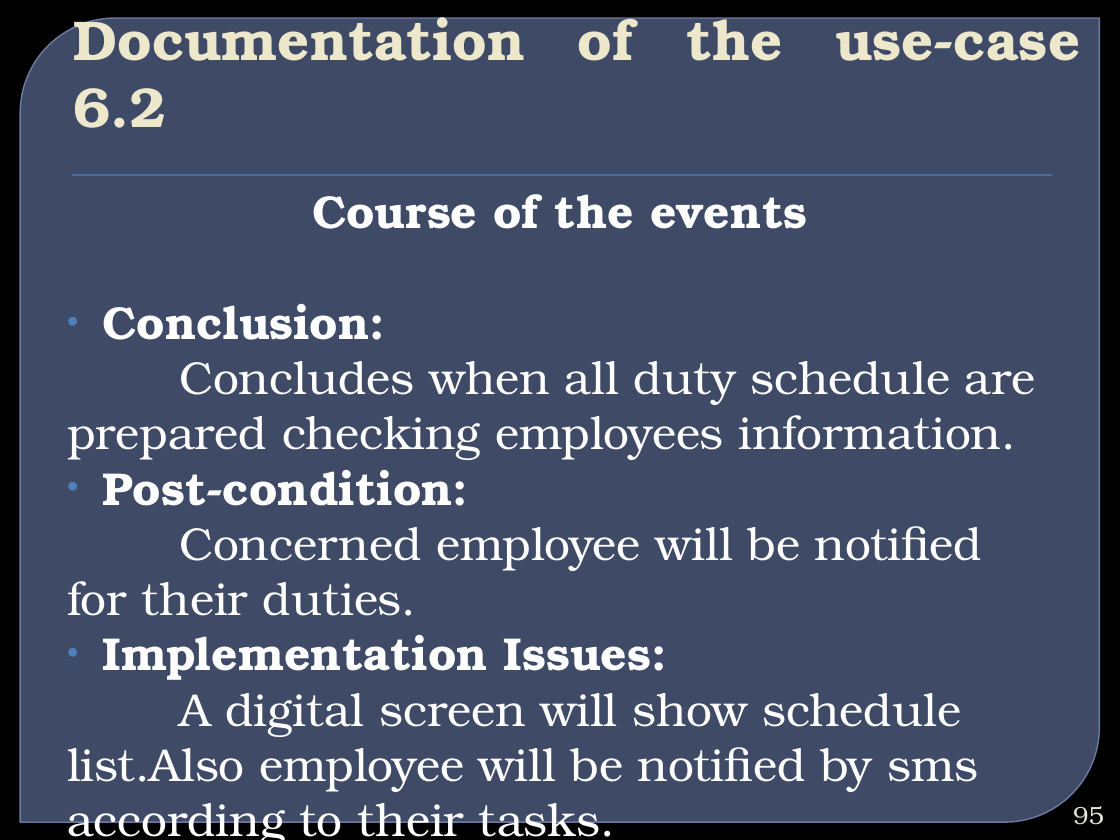
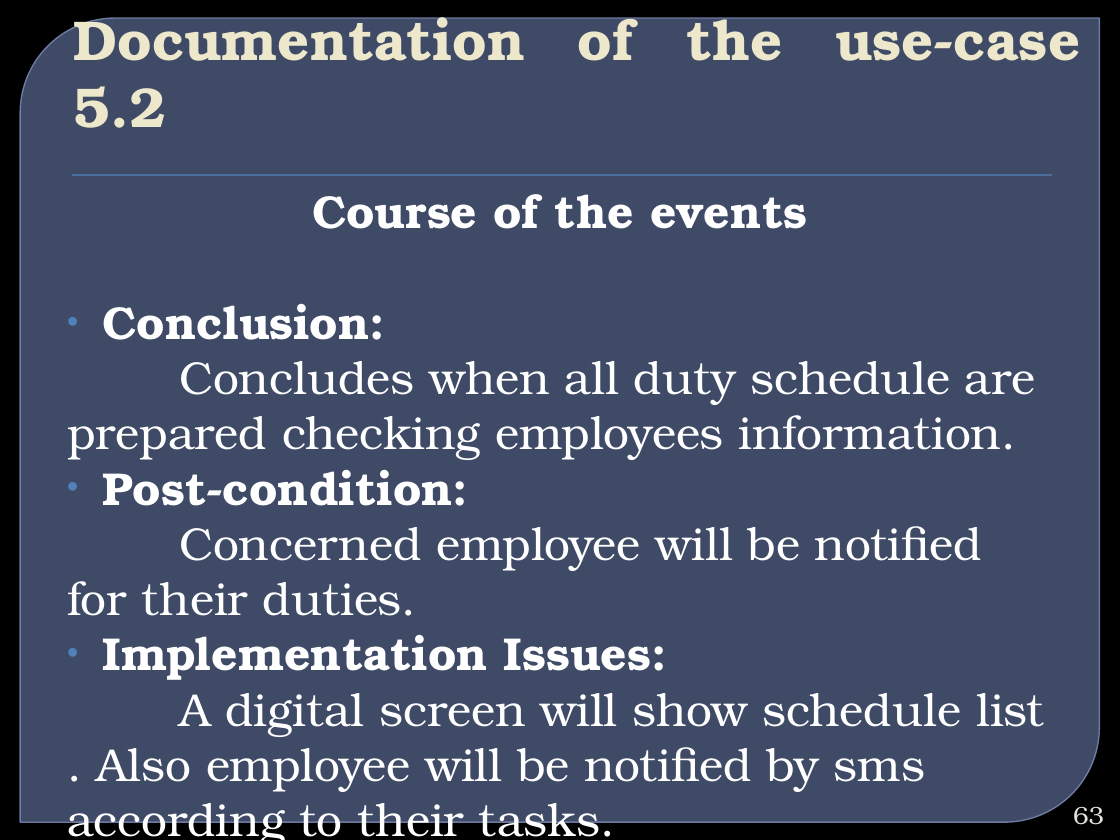
Before and after one commit to bimurtobadhan/CSE308HospitalManagementSystem1005016, a slide deck: slide 63 of Week 2/Hospital Management System.pptx (slide 95 before the commit). Drawn at 1120x840 pixels with LibreOffice and Linux fonts; fonts in the diff are those of the drawing; background and template pictures are left out. Boxes give left, top, right and bottom in pixels: in the first picture for what was removed or moved away, otherwise in the second. Text is boxed around its words. In the diff, an @@ line names an element or a change of style, - is before the commit and + after.

```diff
--- a/Week 2/Hospital Management System.pptx
+++ b/Week 2/Hospital Management System.pptx
@@ title at (x1=74, y1=4, x2=1080, y2=128): text changed @@
-Documentation of the use-case 6.2
+Documentation of the use-case 5.2
@@ text at (x1=67, y1=693, x2=1044, y2=840): spaces changed @@
-A digital screen will show schedule list.Also employee will be notified by sms according to their tasks.
+A digital screen will show schedule list . Also employee will be notified by sms according to their tasks.
@@ page number at (x1=1073, y1=806, x2=1104, y2=825): text changed @@
-95
+63
```
Also in this commit, not shown: 25 other slides changed, 32 slides removed, 4 other files.
